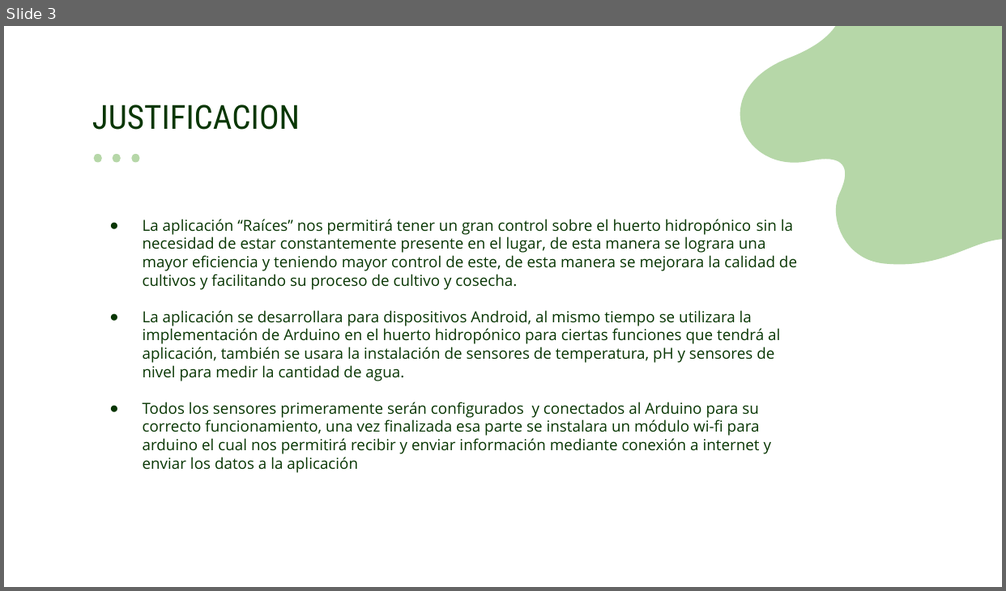
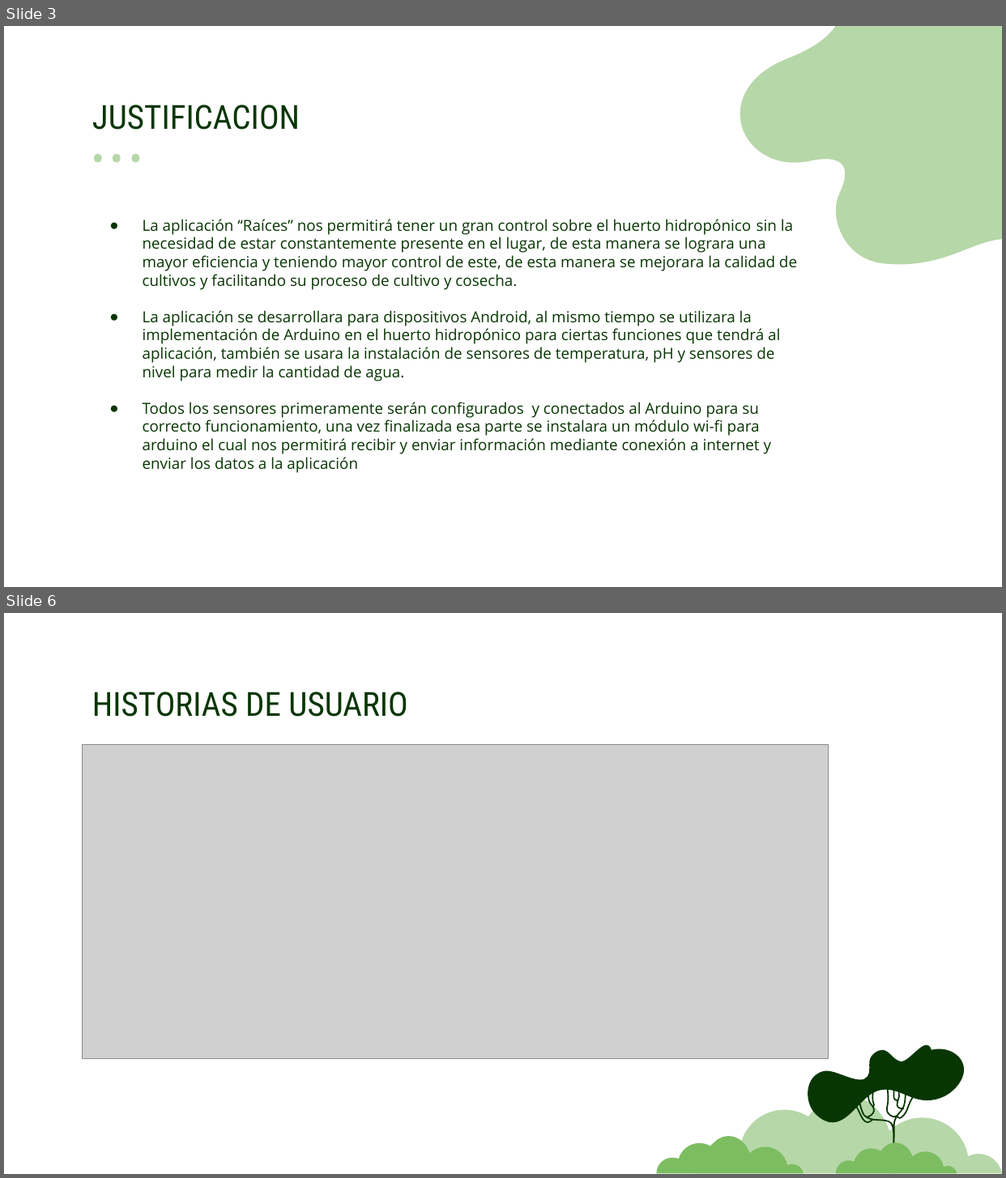
Before and after one commit to qdnerak/PROYECTO-DE-GRADO, a slide deck: scrum.pptx. Shown one above the other, each under a label of ours: slide 3 before the commit, slides 3 and 6 after it; the slides between them are not shown. The pictures are 1006x591 and 1006x1178 pixels, drawn with LibreOffice and Linux fonts; fonts in the diff are those of the drawing; grey boxes stand for pictures. Boxes give left, top, right and bottom in pixels: in the first picture for what was removed or moved away, otherwise in the second. Text is boxed around its words. In the diff, an @@ line names an element or a change of style, - is before the commit and + after.

```diff
--- a/scrum.pptx
+++ b/scrum.pptx
@@ slide 6 added at <box>4,613,1002,1174</box>, background #FFFFFF @@
@@ title added at <box>92,692,407,717</box>, 24 pt, text #083603 @@
+HISTORIAS DE USUARIO
@@ picture added at <box>82,745,829,1059</box> @@
@@ group added at <box>657,1045,1002,1174</box>: 4 freeform shapes @@
```
Also in this commit, not shown: 1 slide changed, 3 other slides added, 1 slide removed, 2 other files.
